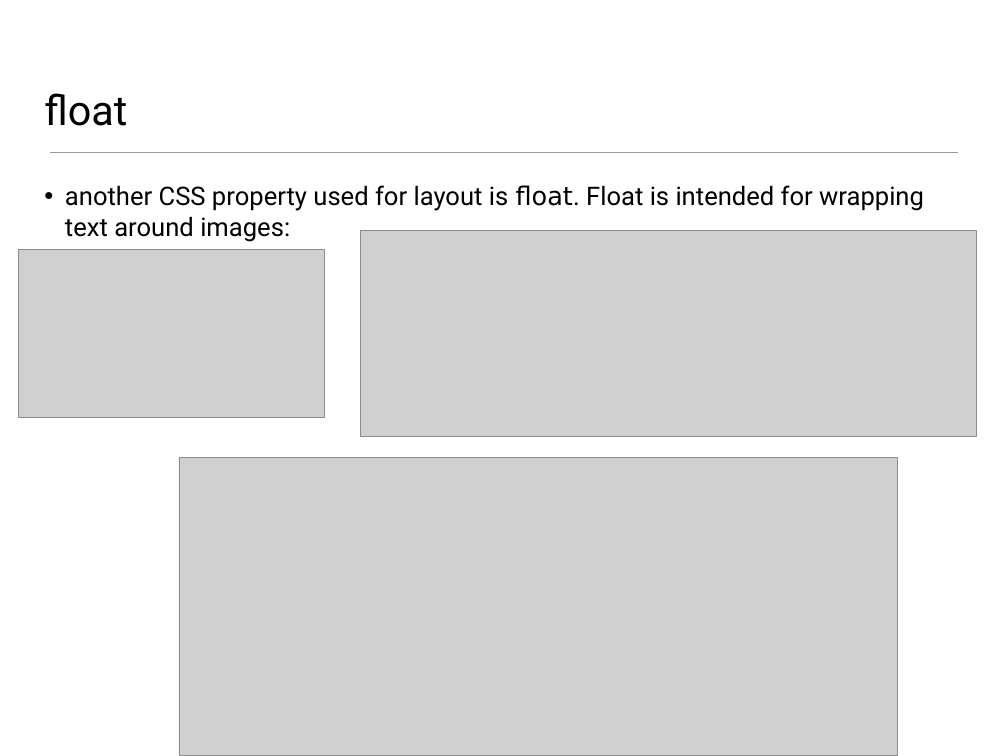
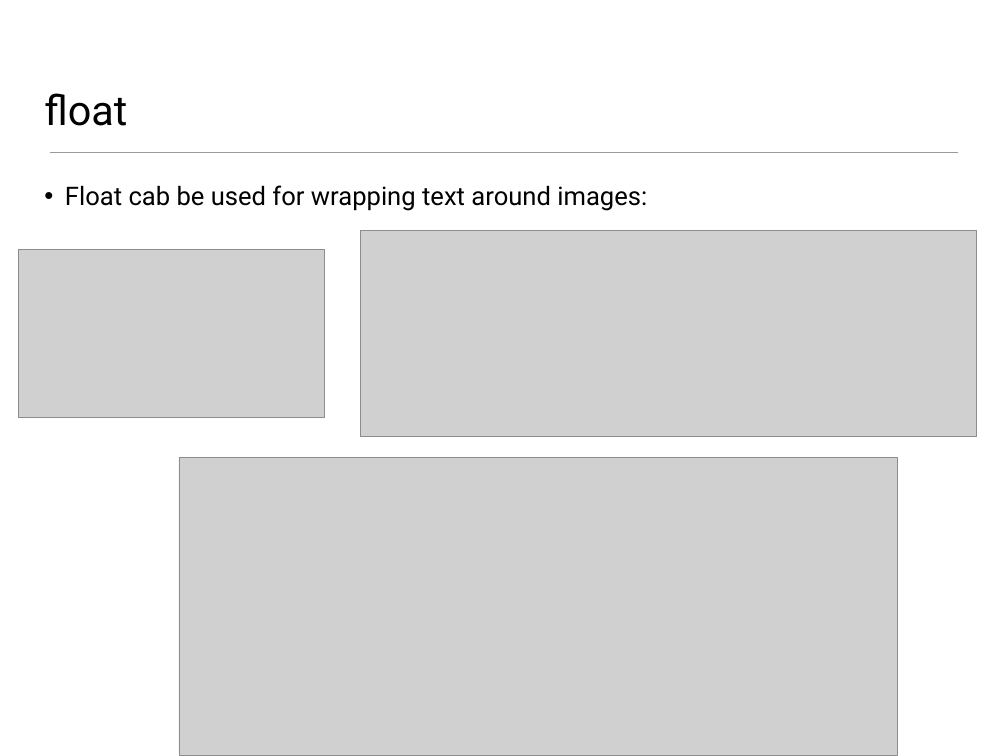
Before and after one commit to wit-web-dev-2015/web-dev-1, a slide deck: slide 18 of topic06/talk-1/a-css-layout-part1.pptx (slide 15 before the commit). Drawn at 1008x756 pixels with LibreOffice and Linux fonts; fonts in the diff are those of the drawing; grey boxes stand for pictures. Boxes give left, top, right and bottom in pixels: in the first picture for what was removed or moved away, otherwise in the second. Text is boxed around its words. In the diff, an @@ line names an element or a change of style, - is before the commit and + after.

```diff
--- a/topic06/talk-1/a-css-layout-part1.pptx
+++ b/topic06/talk-1/a-css-layout-part1.pptx
@@ text at box(65, 185, 647, 211): text changed @@
-• another CSS property used for layout is float. Float is intended for wrapping text around images:
+• Float cab be used for wrapping text around images:
```
Also in this commit, not shown: 5 other slides changed, 3 slides added, 2 other files.
